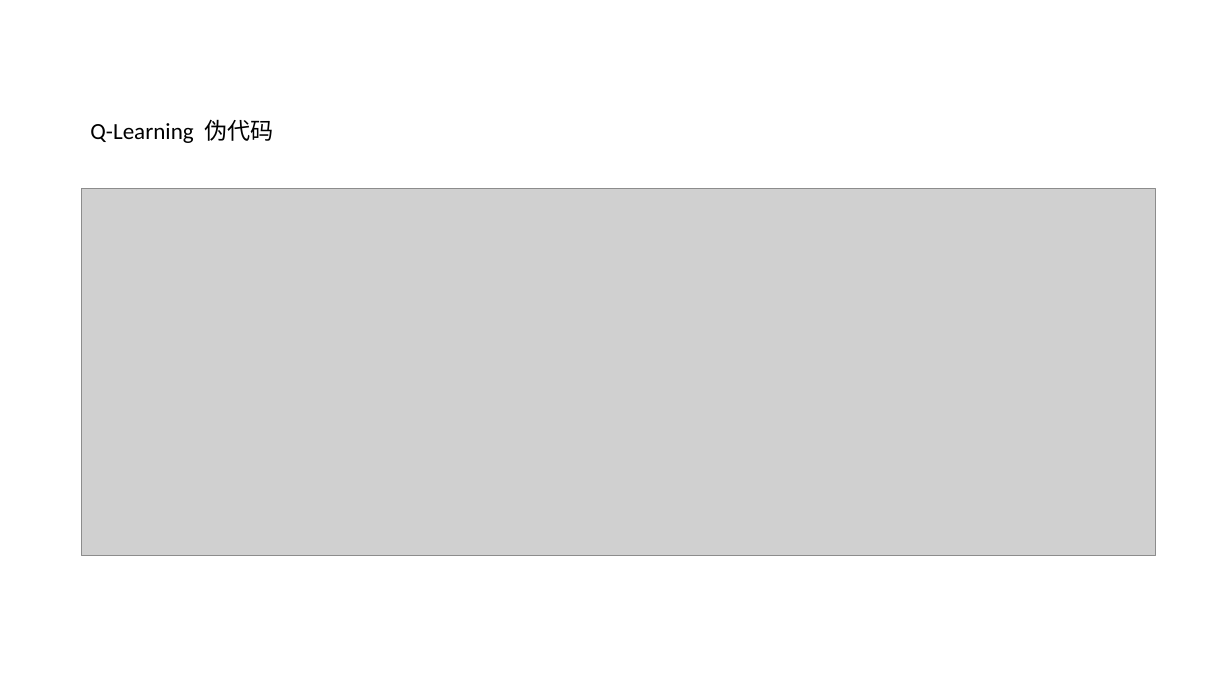
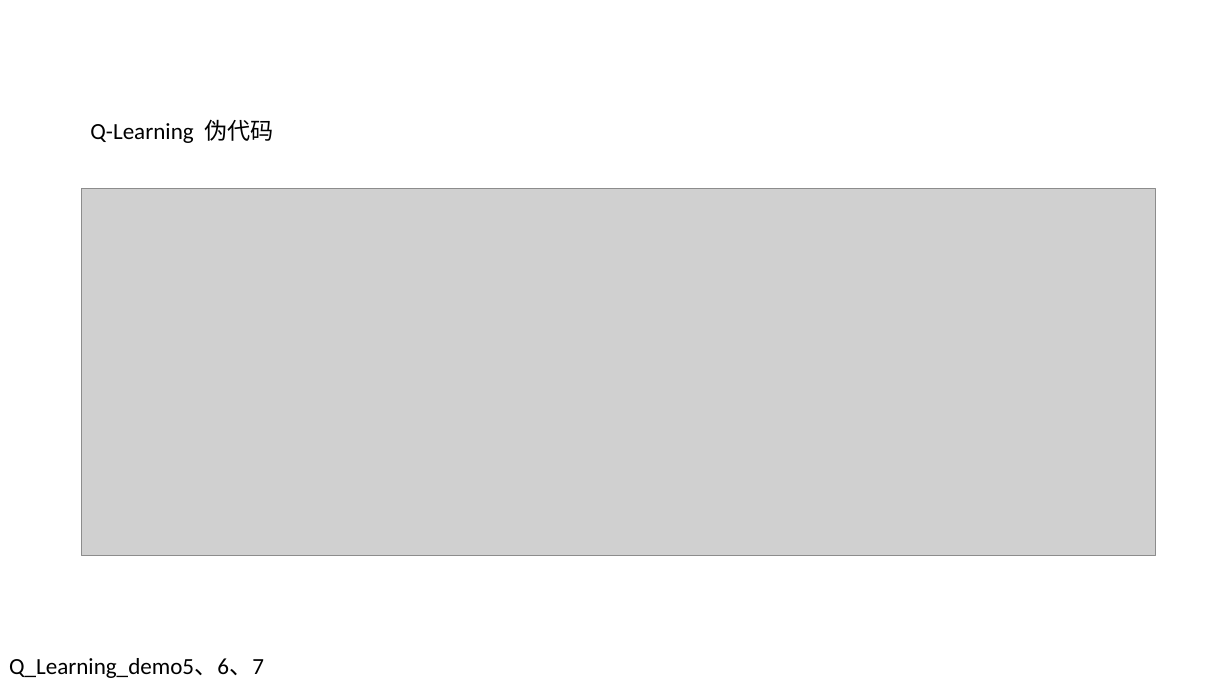
Before and after one commit to PDLwork/PDL_Python, a slide deck: slide 5 of Reinforcement_Learning/周日讨论班.pptx. Drawn at 1232x693 pixels with LibreOffice and Linux fonts; fonts in the diff are those of the drawing; grey boxes stand for pictures. Boxes give left, top, right and bottom in pixels: in the first picture for what was removed or moved away, otherwise in the second. Text is boxed around its words. In the diff, an @@ line names an element or a change of style, - is before the commit and + after.

```diff
--- a/Reinforcement_Learning/周日讨论班.pptx
+++ b/Reinforcement_Learning/周日讨论班.pptx
@@ text added at (9,658,264,678), 18 pt, text #000000 @@
+Q_Learning_demo5、6、7
```
Also in this commit, not shown: 1 other slide changed, 2 other files.
